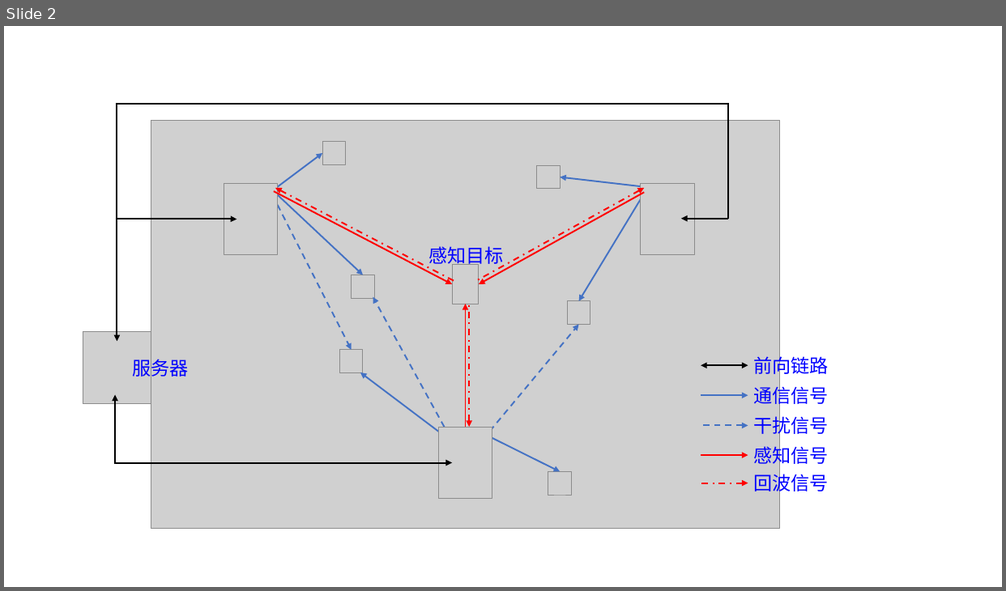
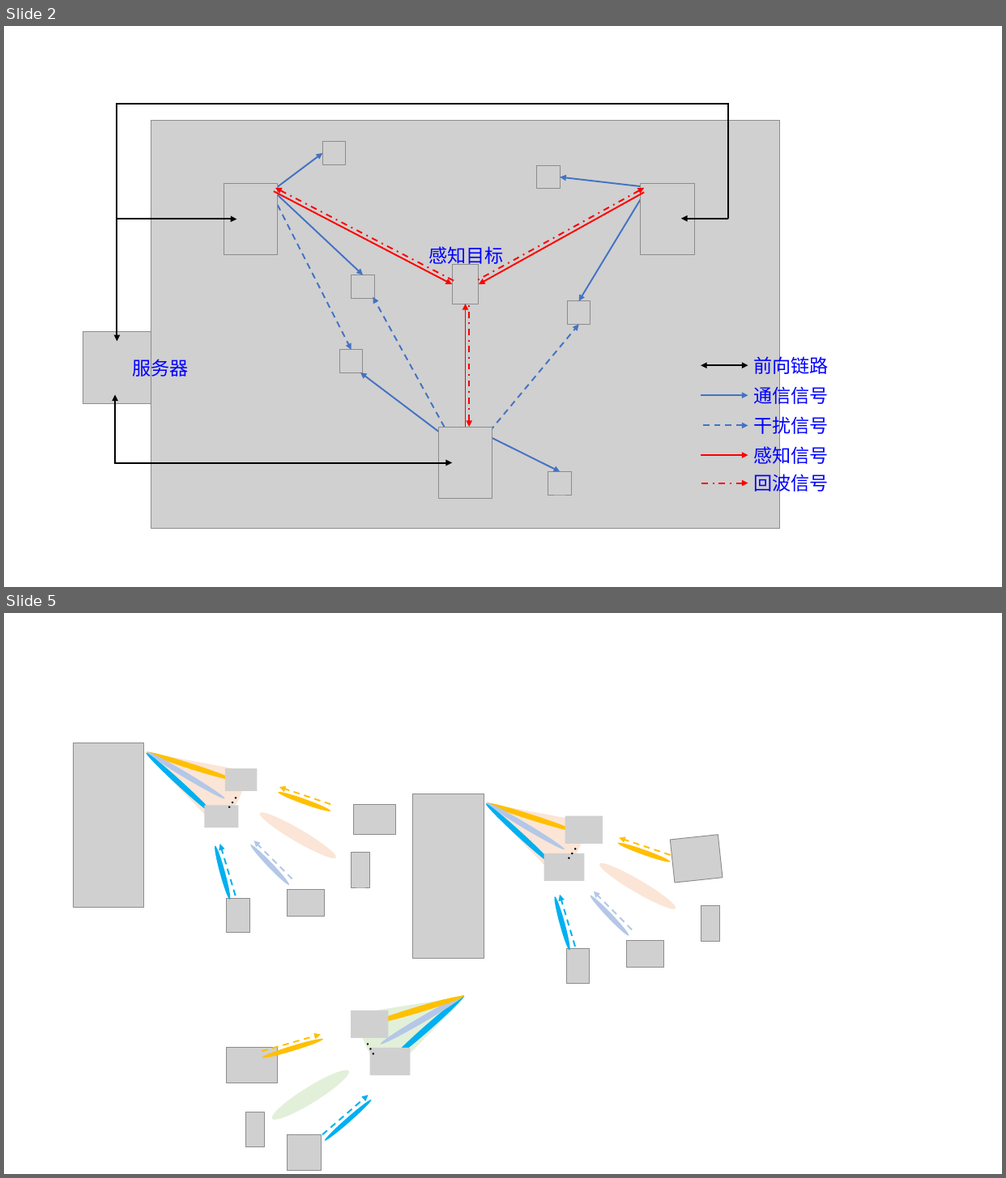
Before and after one commit to Meidong-Xia/doctor_project, a slide deck: 通感本子/2023本子-图-夏美东-20240123.pptx. Shown one above the other, each under a label of ours: slide 2 before the commit, slides 2 and 5 after it; the slides between them are not shown. The pictures are 1006x591 and 1006x1178 pixels, drawn with LibreOffice and Linux fonts; fonts in the diff are those of the drawing; grey boxes stand for pictures. Boxes give left, top, right and bottom in pixels: in the first picture for what was removed or moved away, otherwise in the second. Text is boxed around its words. In the diff, an @@ line names an element or a change of style, - is before the commit and + after.

```diff
--- a/通感本子/2023本子-图-夏美东-20240123.pptx
+++ b/通感本子/2023本子-图-夏美东-20240123.pptx
@@ slide 5 added at [4,613,1002,1174], background #FFFFFF @@
@@ picture added at [353,805,395,835] @@
@@ picture added at [414,794,484,959] @@
@@ text added at [548,827,590,871], 16 pt, text #000000 @@
+…
@@ group added at [74,724,370,933]: 7 ellipses, 6 pictures, 3 arrows, 1 freeform shape, 1 text @@
+…
@@ group added at [470,775,603,881]: 3 ellipses, 2 pictures, 1 freeform shape @@
@@ ellipse added at [617,841,671,865], fill #FFC000 @@
@@ arrow added from (671, 855) to (620, 838), #FFC000 1.5 pt dashed @@
@@ picture added at [671,834,722,883] @@
@@ ellipse added at [596,858,679,914], fill #FBE5D6 @@
@@ ellipse added at [552,897,572,952], fill #00B0F0 @@
@@ arrow added from (575, 947) to (560, 895), #00B0F0 1.5 pt dashed @@
@@ ellipse added at [589,894,631,938], fill #B4C7E7 @@
@@ arrow added from (632, 930) to (594, 892), #B4C7E7 1.5 pt dashed @@
@@ picture added at [701,905,720,941] @@
@@ picture added at [566,949,590,983] @@
@@ picture added at [627,940,664,967] @@
@@ group added at [226,966,481,1171]: 6 ellipses, 5 pictures, 2 arrows, 1 freeform shape, 1 text @@
+…
```
Also in this commit, not shown: 1 slide changed, 5 other slides added, 50 other files.
